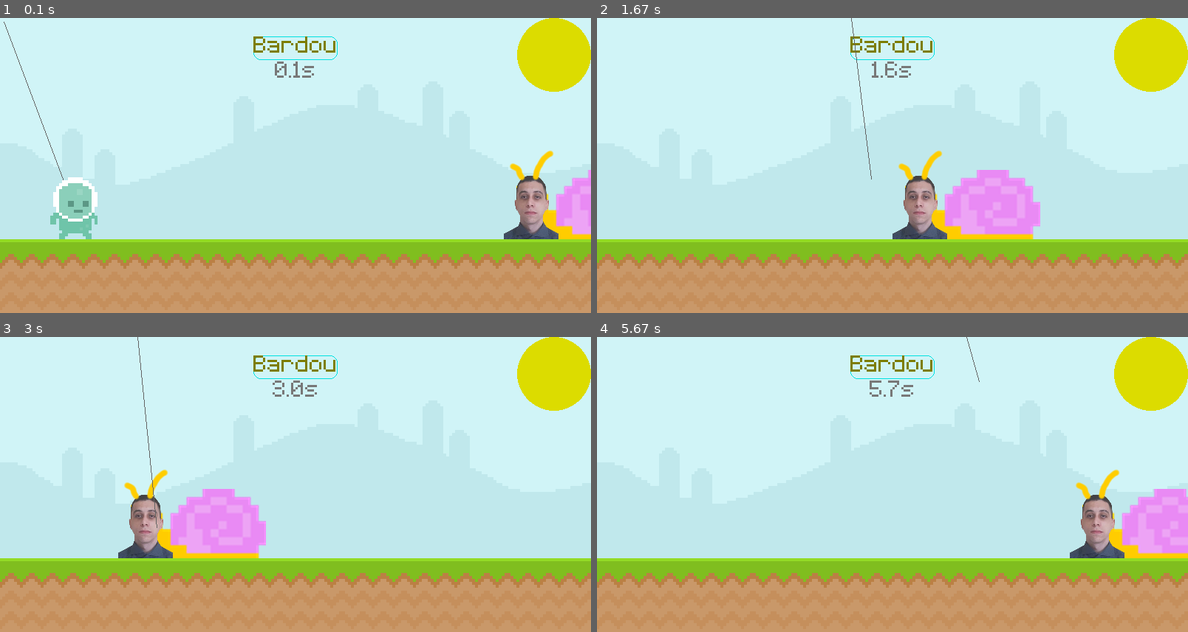
Above: before the commit, frames 1-4 (two rows, left to right).
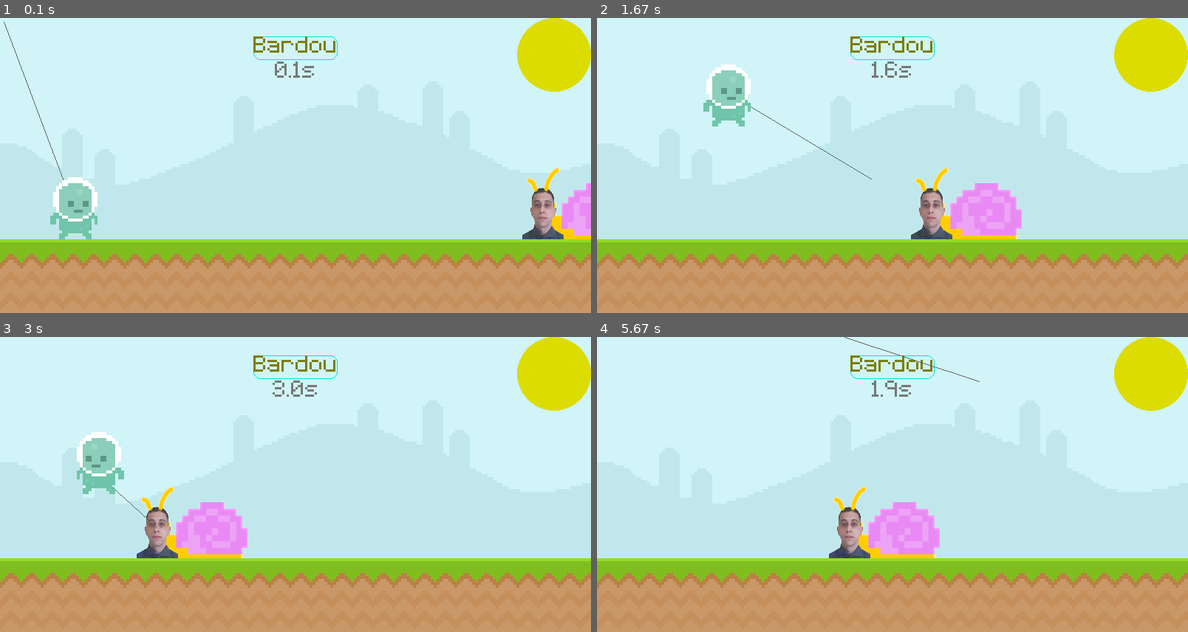
Above: after the commit, the same moments.

Repository: Nicholasmais/Pygames
Game: pygame game, started from main.py
Same seed, same stepped clock (60 frames per second), same inputs: the game is played once before the commit and once after it.
Inputs (mouse positions are in pixels of both pictures, inside the frame that each line leads up to):
- Up to frame 1 (0.1 s): no input
- Up to frame 2 (1.67 s): tap Space at 0.33, 0.73, 1.03, 1.23, 1.57 s; hold D 0.67-1.13 s; move the mouse to (868, 177) at 0.7 s; hold W 1.17-1.47 s; hold D from 1.5 s (still down)
- Up to frame 3 (3 s): tap Space at 1.87, 2.4, 2.7, 2.97 s; release D at 1.97 s; click (153, 525) at 2.05 s; hold A 2.33-2.87 s; hold A from 2.9 s (still down)
- Up to frame 4 (5.67 s): tap Space at 3.27, 3.4, 3.8, 4.1, 4.47, 4.77, 4.97, 5.27, 5.47 s; release A at 3.3 s; hold W 3.33-3.7 s; move the mouse to (981, 381) at 3.37 s; hold D 3.73-4.37 s; hold A 4.4-4.87 s; hold D 4.9-5.37 s; hold W from 5.4 s (still down)

The runs differ from the first frame. In frame 1, 1.9% of the frame differs, in the area x 85-100%, y 44-75%; in frame 2, 4.5%; in frame 3, 4.5%; in frame 4, 6.9%, in the area x 39-100%, y 0-75%.

Commit message:
Personagem olhando para o lado q anda

Diff:
--- a/main.py
+++ b/main.py
@@ -18,7 +18,7 @@
 score_rect = score_surface.get_rect(midtop=(400,25))
 
 snail_surface = pygame.image.load("graphics/chico_novo_jogo.png").convert_alpha()
-snail_surface = pygame.transform.scale(snail_surface, (200,200))
+snail_surface = pygame.transform.scale(snail_surface, (150,100))
 snail_rect = snail_surface.get_rect(midbottom=(800,300))
 snail_speed = 3
 
@@ -42,11 +42,13 @@
         player_rect.x += player_speed
         if not player_facing_right:
             player_surf = pygame.transform.flip(player_surf, 1,0)
+            player_facing_right = True
 
     if keys[ord('a')]:
         player_rect.x -= player_speed
         if  player_facing_right:
             player_surf = pygame.transform.flip(player_surf, 1,0)
+            player_facing_right = False
 
     if keys[ord('w')] and player_rect.bottom == 300:
         player_rect.bottom -= 25
@@ -62,18 +64,20 @@
         if game_active:
             if event.type == pygame.KEYDOWN:
                 if event.key == pygame.K_SPACE and player_rect.bottom == 300:
-                    player_rect.bottom -= 25
-                    gravity = -50
+                    player_rect.bottom -= 50
+                    gravity = -20
             if event.type == pygame.MOUSEBUTTONDOWN:
                 if player_rect.collidepoint(event.pos) and player_rect.bottom == 300:
-                    player_rect.bottom -= 25
-                    gravity = -50
+                    player_rect.bottom -= 50
+                    gravity = -20
         else:
             if event.type == pygame.KEYDOWN:
                 if event.key == pygame.K_SPACE:
                     game_active = True
                     player_rect.left = 100
                     snail_rect.right = 800
+                    gravity = 0
+                    snail_speed = 3
                     start_time = pygame.time.get_ticks()
 
     if game_active:
Binary file changed: graphics/chico_novo_jogo.png
